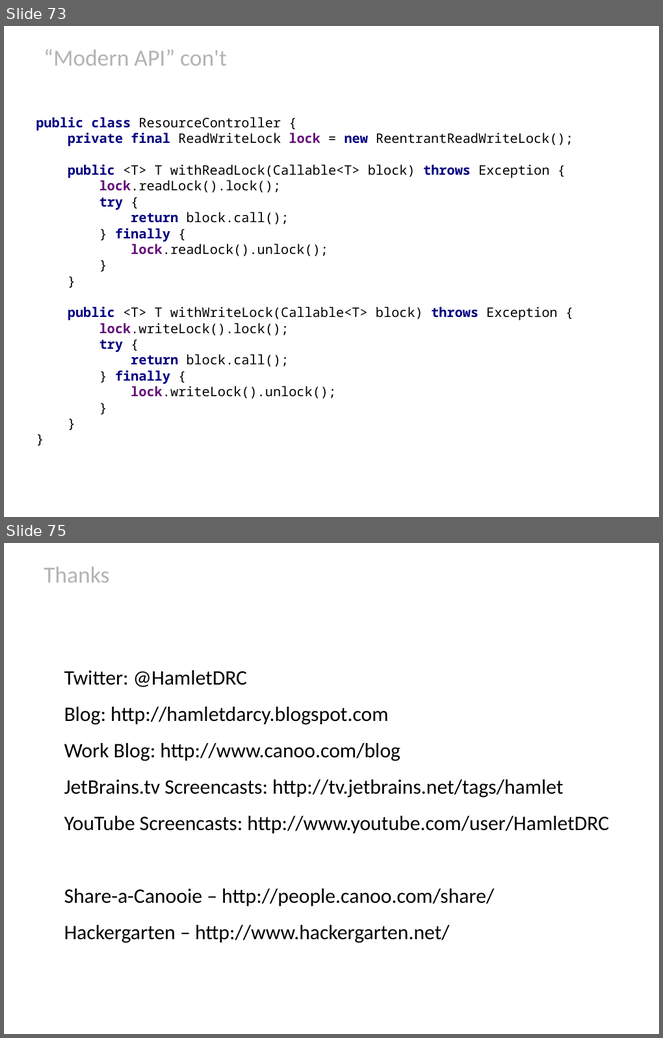
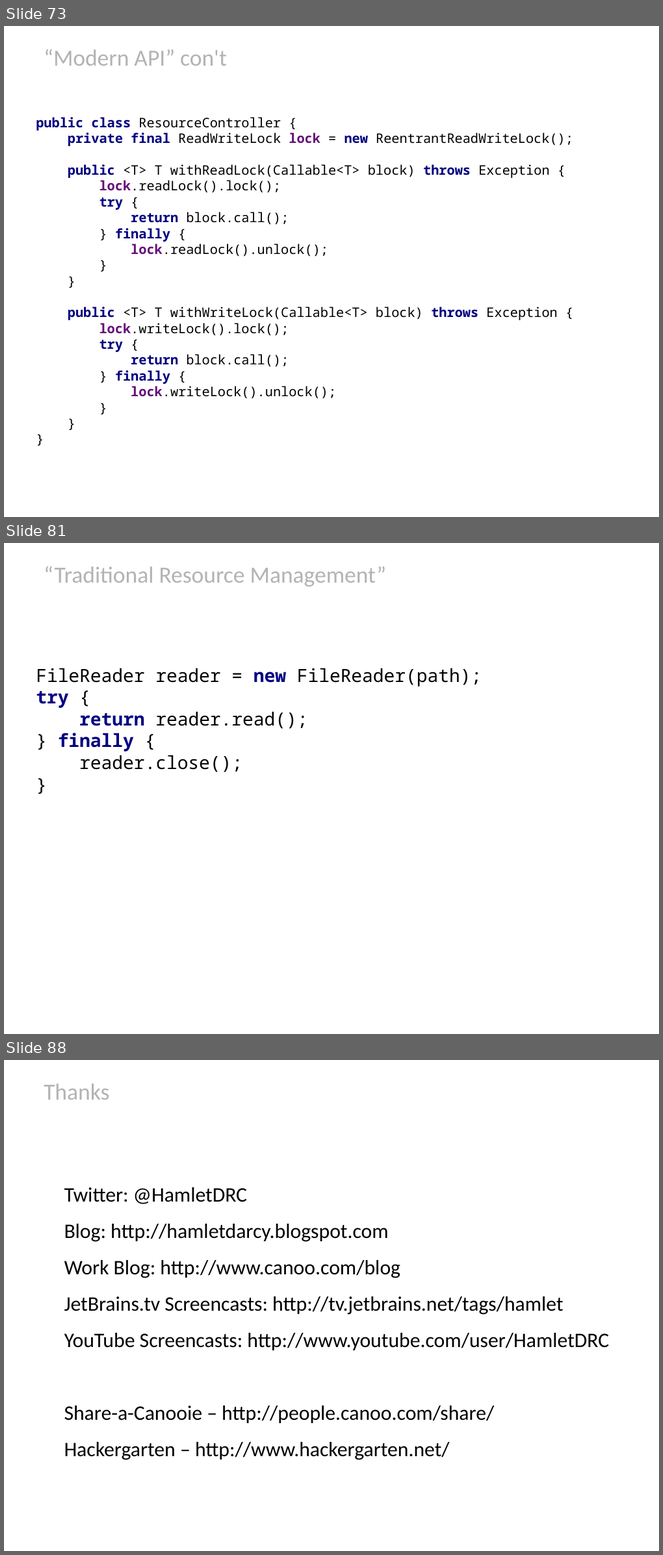
Before and after one commit to HamletDRC/presentations, a slide deck: javaboilerplatebusters/BoilerPlateBusters_Confess.odp. Shown one above the other, each under a label of ours: slides 73 and 75 before the commit, slides 73, 81 and 88 after it; the slides between them are not shown. The pictures are 663x1038 and 663x1555 pixels, drawn with LibreOffice and Linux fonts; fonts in the diff are those of the drawing; background and template pictures are left out. Boxes give left, top, right and bottom in pixels: in the first picture for what was removed or moved away, otherwise in the second. Text is boxed around its words. In the diff, an @@ line names an element or a change of style, - is before the commit and + after.

```diff
--- a/javaboilerplatebusters/BoilerPlateBusters_Confess.odp
+++ b/javaboilerplatebusters/BoilerPlateBusters_Confess.odp
@@ slide 81 added at box(4, 543, 659, 1034), background picture (left out) @@
@@ title added at box(44, 566, 386, 587), 28 pt, text #B3B3B3 @@
+“Traditional Resource Management”
@@ subtitle added at box(36, 668, 482, 772), 22 pt, text #000000 @@
+FileReader reader = new FileReader(path);
+try {
+return reader.read();
+} finally {
+reader.close();
+}
@@ what was slide 75 is now slide 88 @@
```
Also in this commit, not shown: 1 slide changed, 13 other slides added, 1 slide removed, 11 other files.
